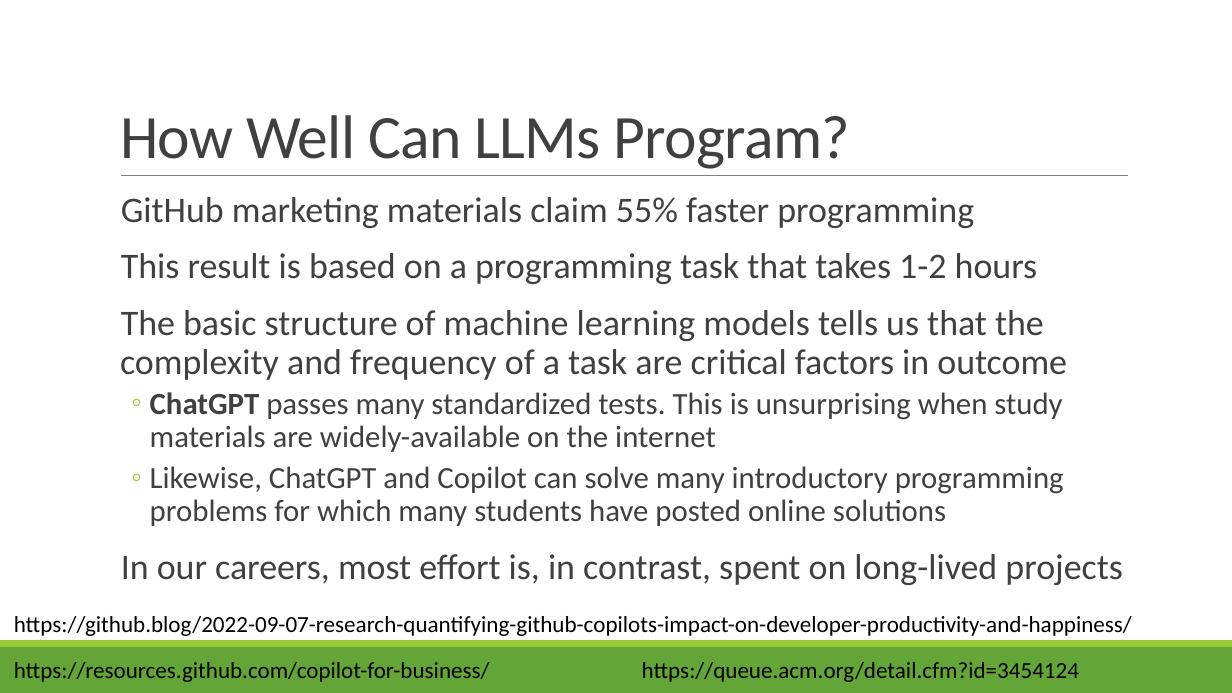
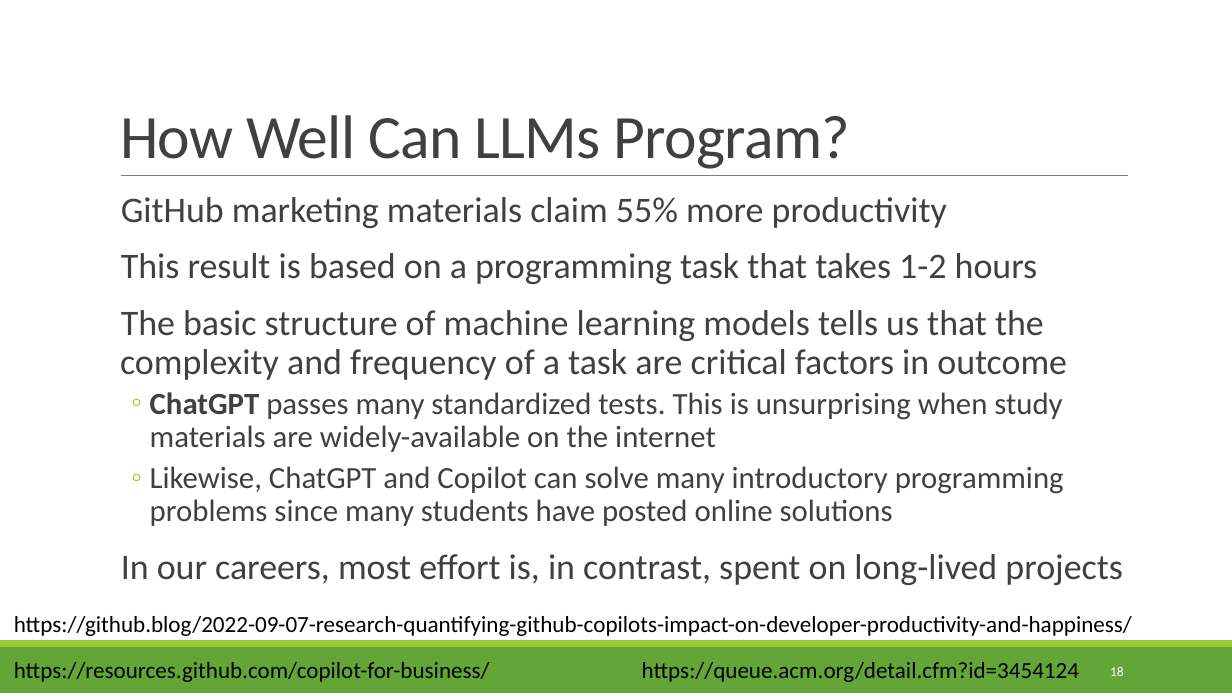
Before and after one commit to rbohrer/pl-course, a slide deck: slide 18 of LectureSlides/11NaturalLanguage.pptx (slide 17 before the commit). Drawn at 1232x693 pixels with LibreOffice and Linux fonts; fonts in the diff are those of the drawing. Boxes give left, top, right and bottom in pixels: in the first picture for what was removed or moved away, otherwise in the second. Text is boxed around its words. In the diff, an @@ line names an element or a change of style, - is before the commit and + after.

```diff
--- a/LectureSlides/11NaturalLanguage.pptx
+++ b/LectureSlides/11NaturalLanguage.pptx
@@ text at [121,197,947,228]: text changed @@
-  GitHub marketing materials claim 55% faster programming
+  GitHub marketing materials claim 55% more productivity
@@ text at [150,466,1064,526]: text changed @@
-  ◦ Likewise, ChatGPT and Copilot can solve many introductory programming problems for which many students have posted online solutions
+  ◦ Likewise, ChatGPT and Copilot can solve many introductory programming problems since many students have posted online solutions
@@ page number added at [1110,667,1124,676], 10.5 pt, text #FFFFFF @@
+18
```
Also in this commit, not shown: 23 other slides changed, 10 slides added.
